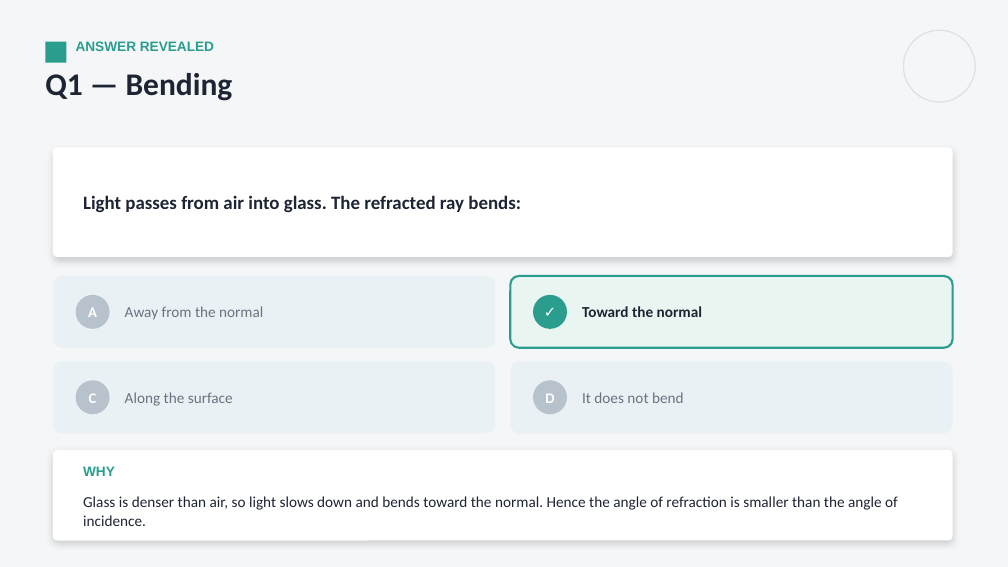
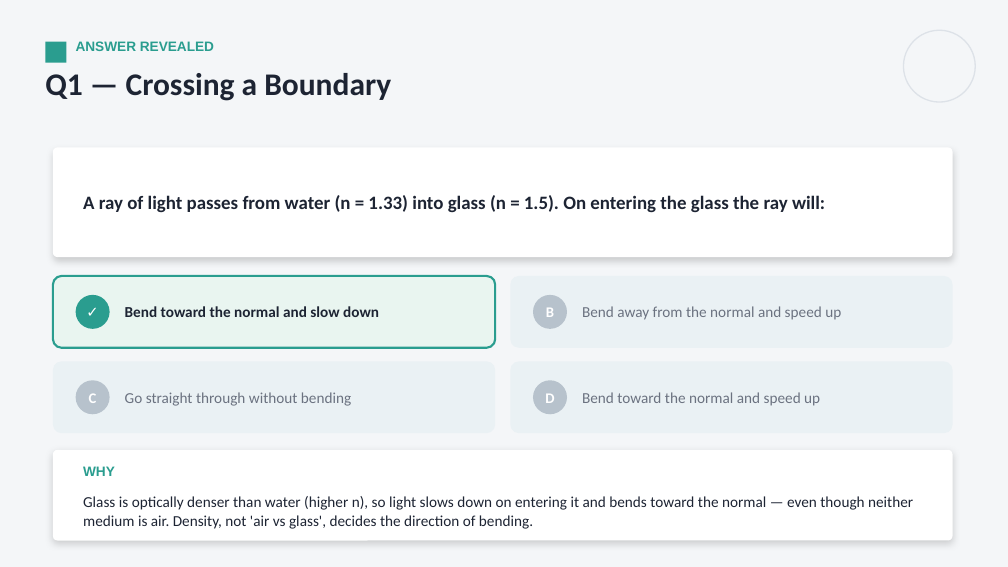
Before and after one commit to parmeshwars2911/MyFirstAR, a slide deck: slide 15 of ppt/Grade10/G10_S34_Refraction_at_Plane_Surfaces_1.pptx. Drawn at 1008x567 pixels with LibreOffice and Linux fonts; fonts in the diff are those of the drawing. Boxes give left, top, right and bottom in pixels: in the first picture for what was removed or moved away, otherwise in the second. Text is boxed around its words. In the diff, an @@ line names an element or a change of style, - is before the commit and + after.

```diff
--- a/ppt/Grade10/G10_S34_Refraction_at_Plane_Surfaces_1.pptx
+++ b/ppt/Grade10/G10_S34_Refraction_at_Plane_Surfaces_1.pptx
@@ text at (x1=45, y1=73, x2=391, y2=101): text changed @@
-Q1 — Bending
+Q1 — Crossing a Boundary
@@ text at (x1=83, y1=195, x2=825, y2=213): text changed @@
-Light passes from air into glass. The refracted ray bends:
+A ray of light passes from water (n = 1.33) into glass (n = 1.5). On entering the glass the ray will:
@@ rounded rectangle at (x1=53, y1=276, x2=495, y2=348): fill #EAF1F4 to #E9F5F0; outline none to #2A9D8F 2 pt @@
@@ ellipse at (x1=76, y1=295, x2=110, y2=329): fill #B7C2CC to #2A9D8F @@
@@ rounded rectangle at (x1=510, y1=276, x2=953, y2=348): fill #E9F5F0 to #EAF1F4; outline #2A9D8F 2 pt to none @@
@@ ellipse at (x1=533, y1=295, x2=567, y2=329): fill #2A9D8F to #B7C2CC @@
@@ text at (x1=88, y1=308, x2=97, y2=317): text changed @@
-A
+✓
@@ text at (x1=125, y1=306, x2=379, y2=317): text changed; text colour #6B7280 to #1D2433; bold on @@
-Away from the normal
+Bend toward the normal and slow down
@@ text at (x1=546, y1=308, x2=554, y2=317): text changed @@
-✓
+B
@@ text at (x1=582, y1=306, x2=841, y2=320): text changed; text colour #1D2433 to #6B7280; bold off @@
-Toward the normal
+Bend away from the normal and speed up
@@ text at (x1=125, y1=392, x2=351, y2=406): text changed @@
-Along the surface
+Go straight through without bending
@@ text at (x1=582, y1=392, x2=820, y2=406): text changed @@
-It does not bend
+Bend toward the normal and speed up
@@ text at (x1=83, y1=496, x2=913, y2=529): text changed @@
-Glass is denser than air, so light slows down and bends toward the normal. Hence the angle of refraction is smaller than the angle of incidence.
+Glass is optically denser than water (higher n), so light slows down on entering it and bends toward the normal — even though neither medium is air. Density, not 'air vs glass', decides the direction of bending.
```
Also in this commit, not shown: 10 other slides changed, 1 slide added, 1 slide removed, 14 other files.
